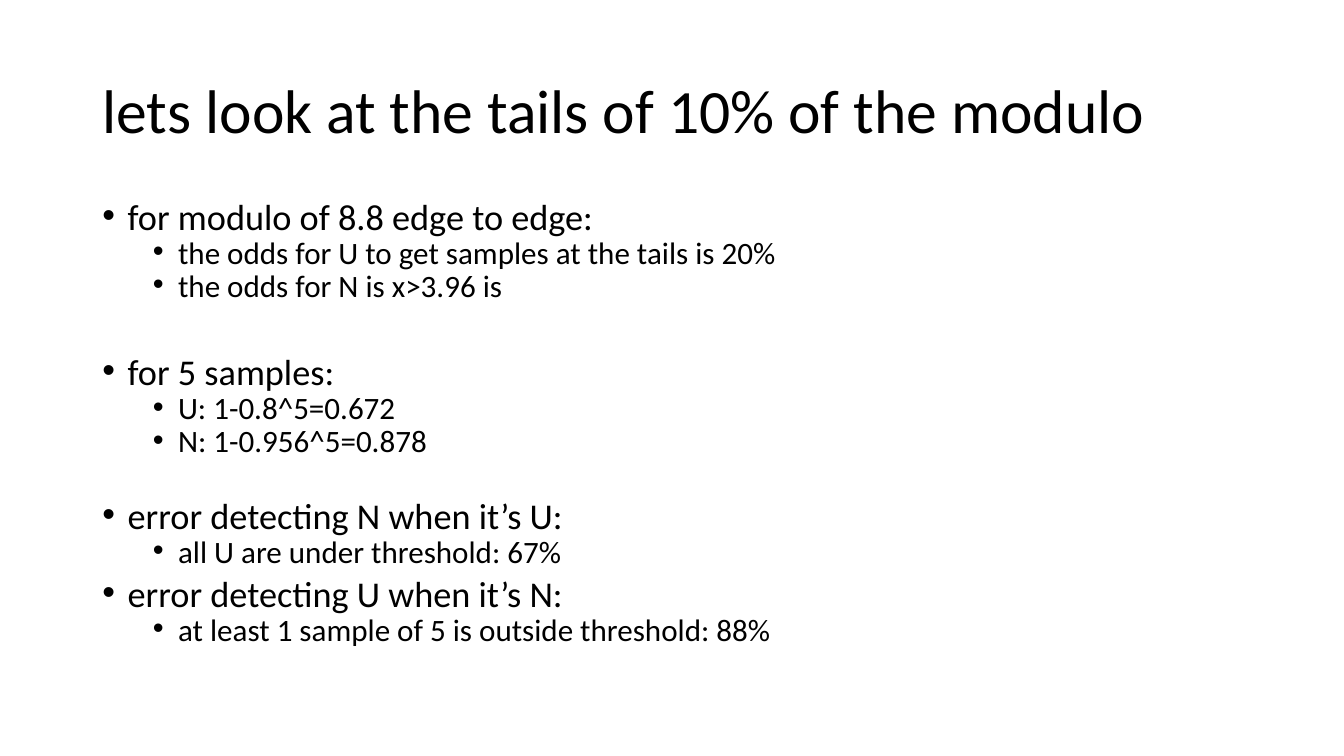
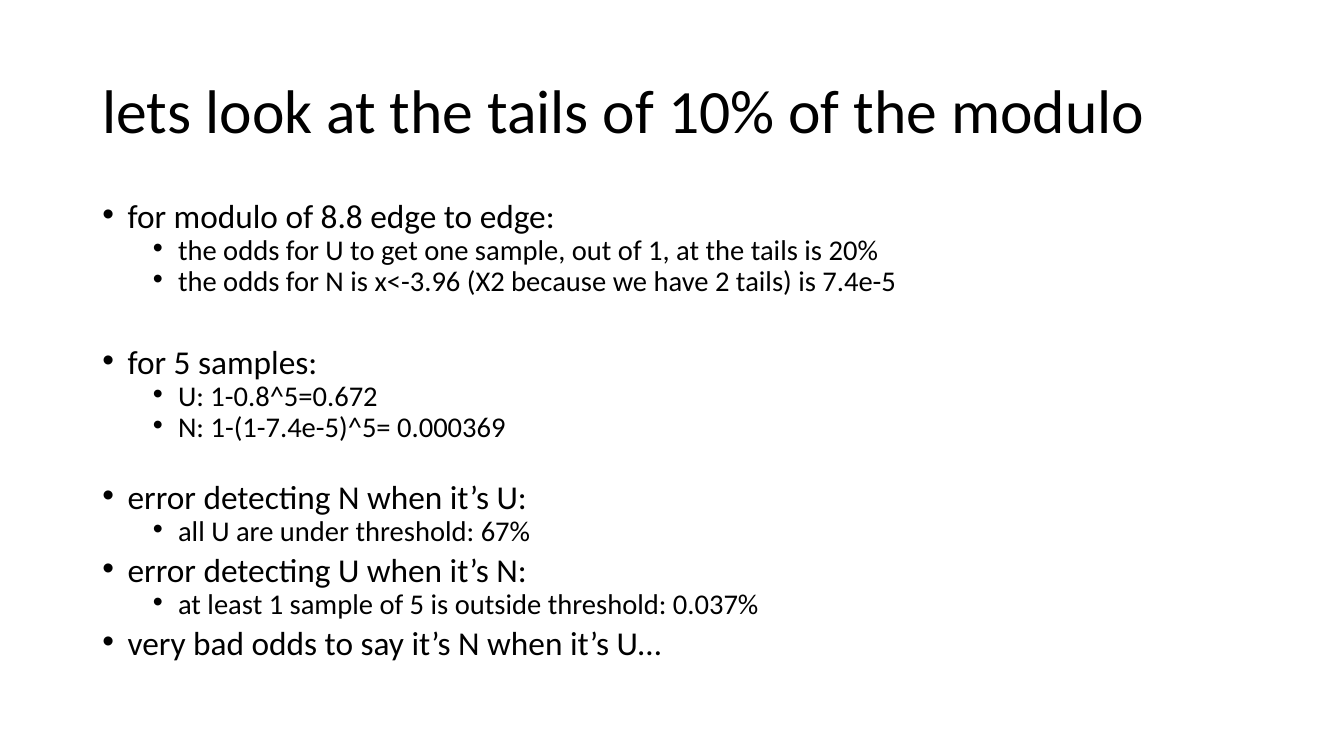
Before and after one commit to lisrael1/quants, a slide deck: slide 5 of code/results/detecting output dist/tail odds at U vs N.pptx (slide 3 before the commit). Drawn at 1344x756 pixels with LibreOffice and Linux fonts; fonts in the diff are those of the drawing. Boxes give left, top, right and bottom in pixels: in the first picture for what was removed or moved away, otherwise in the second. Text is boxed around its words. In the diff, an @@ line names an element or a change of style, - is before the commit and + after.

Commit message:
adding detecting output dist

```diff
--- a/code/results/detecting output dist/tail odds at U vs N.pptx
+++ b/code/results/detecting output dist/tail odds at U vs N.pptx
@@ text at (128,205,555,588): size 25.9 to 23.8 pt in "for modulo of 8.8 edge to edge:", "for 5 samples:", "error detecting N when it’s U:", "error detecting U when it’s N:"; size 22.2 to 20.4 pt in "U: 1-0.8^5=0.672", "all U are under threshold: 67%" @@
@@ text at (178,240,896,295): text changed; size 22.2 to 20.4 pt @@
-  • the odds for U to get samples at the tails is 20%
-  • the odds for N is x>3.96 is
+  • the odds for U to get one sample, out of 1, at the tails is 20%
+  • the odds for N is x<-3.96 (X2 because we have 2 tails) is 7.4e-5
@@ text at (178,416,505,441): text changed; size 22.2 to 20.4 pt @@
-  • N: 1-0.956^5=0.878
+  • N: 1-(1-7.4e-5)^5= 0.000369
@@ text at (128,594,758,661): text changed; size 22.2 to 20.4 pt @@
-  • at least 1 sample of 5 is outside threshold: 88%
+  • at least 1 sample of 5 is outside threshold: 0.037%
+• very bad odds to say it’s N when it’s U…
```
Also in this commit, not shown: 7 other slides changed, 7 slides added, 4 other files.
